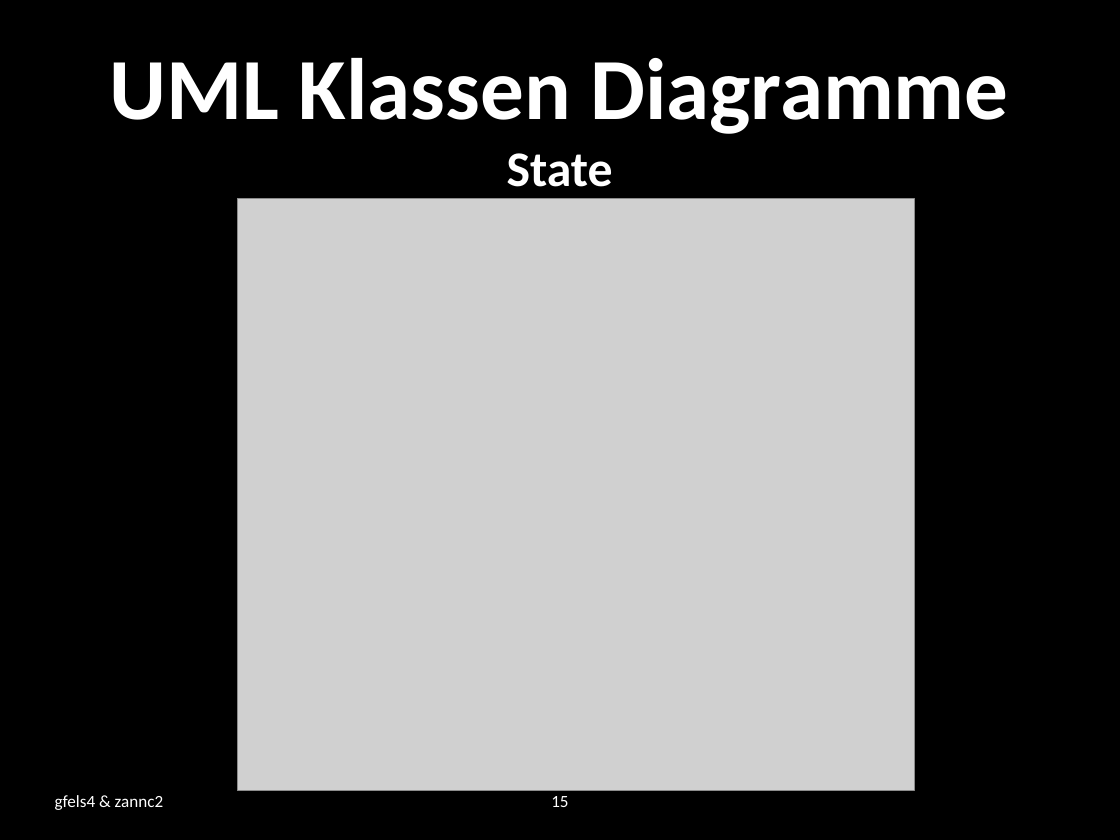
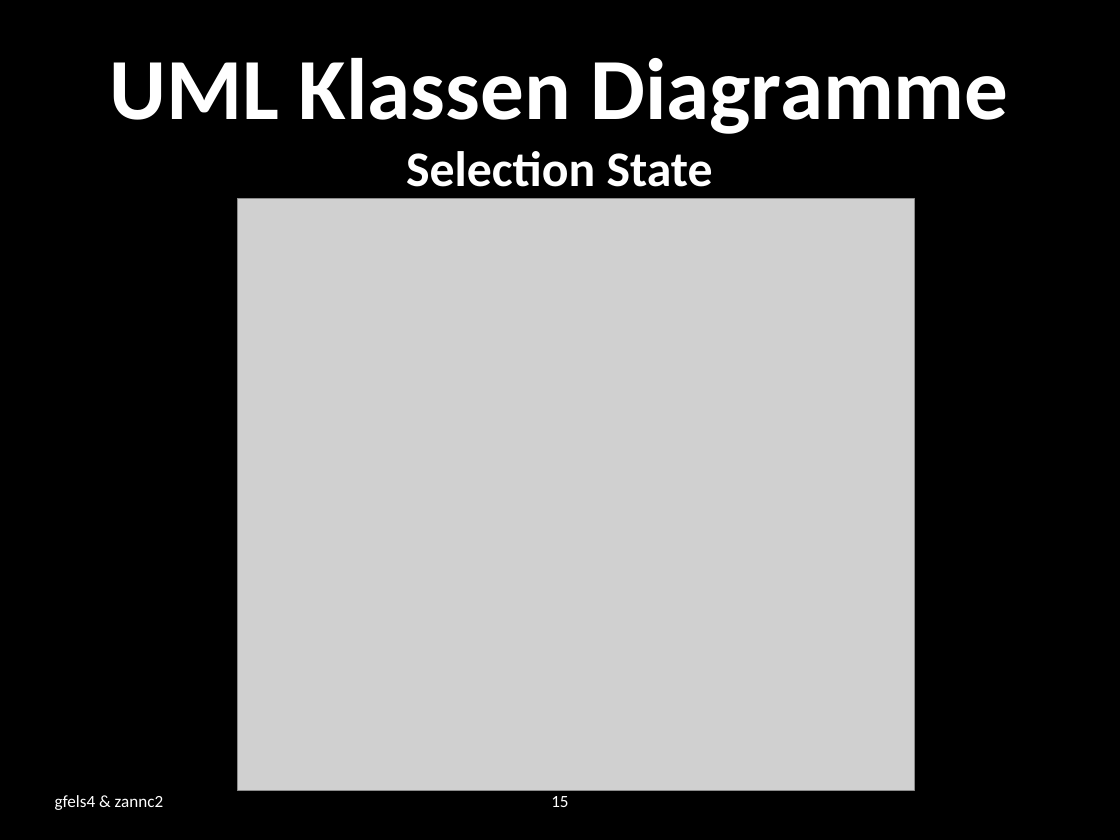
Before and after one commit to zannc2/SearchRobot, a slide deck: slide 15 of SearchRobot/doc/presentation.pptx. Drawn at 1120x840 pixels with LibreOffice and Linux fonts; fonts in the diff are those of the drawing; grey boxes stand for pictures; background and template pictures are left out. Boxes give left, top, right and bottom in pixels: in the first picture for what was removed or moved away, otherwise in the second. Text is boxed around its words. In the diff, an @@ line names an element or a change of style, - is before the commit and + after.

```diff
--- a/SearchRobot/doc/presentation.pptx
+++ b/SearchRobot/doc/presentation.pptx
@@ title at box(110, 58, 1008, 187): text changed @@
-UML Klassen Diagramme
-State
+UML Klassen Diagramme
+Selection State
```
Also in this commit, not shown: 5 other slides changed, 6 other files.
